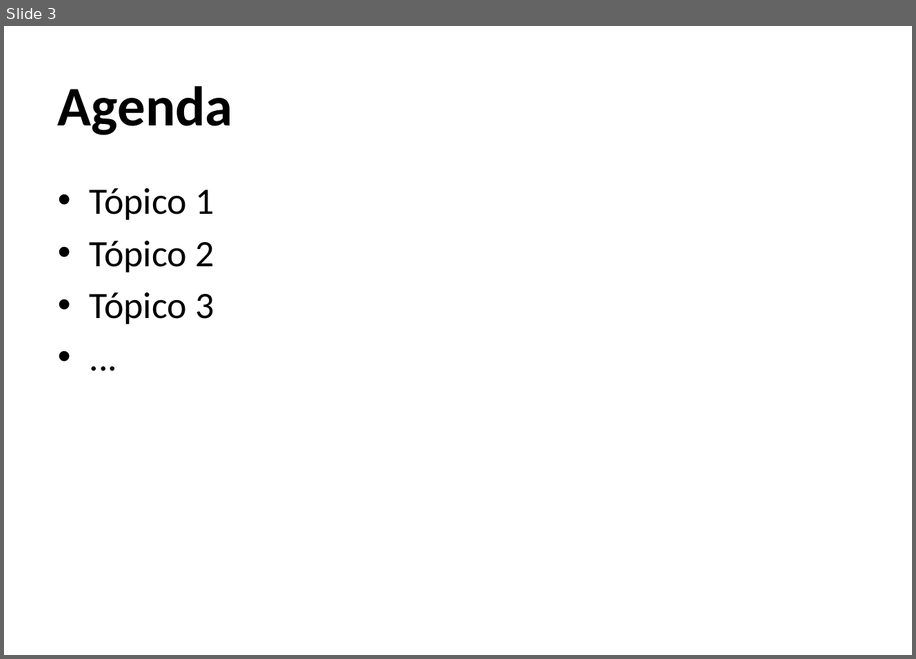
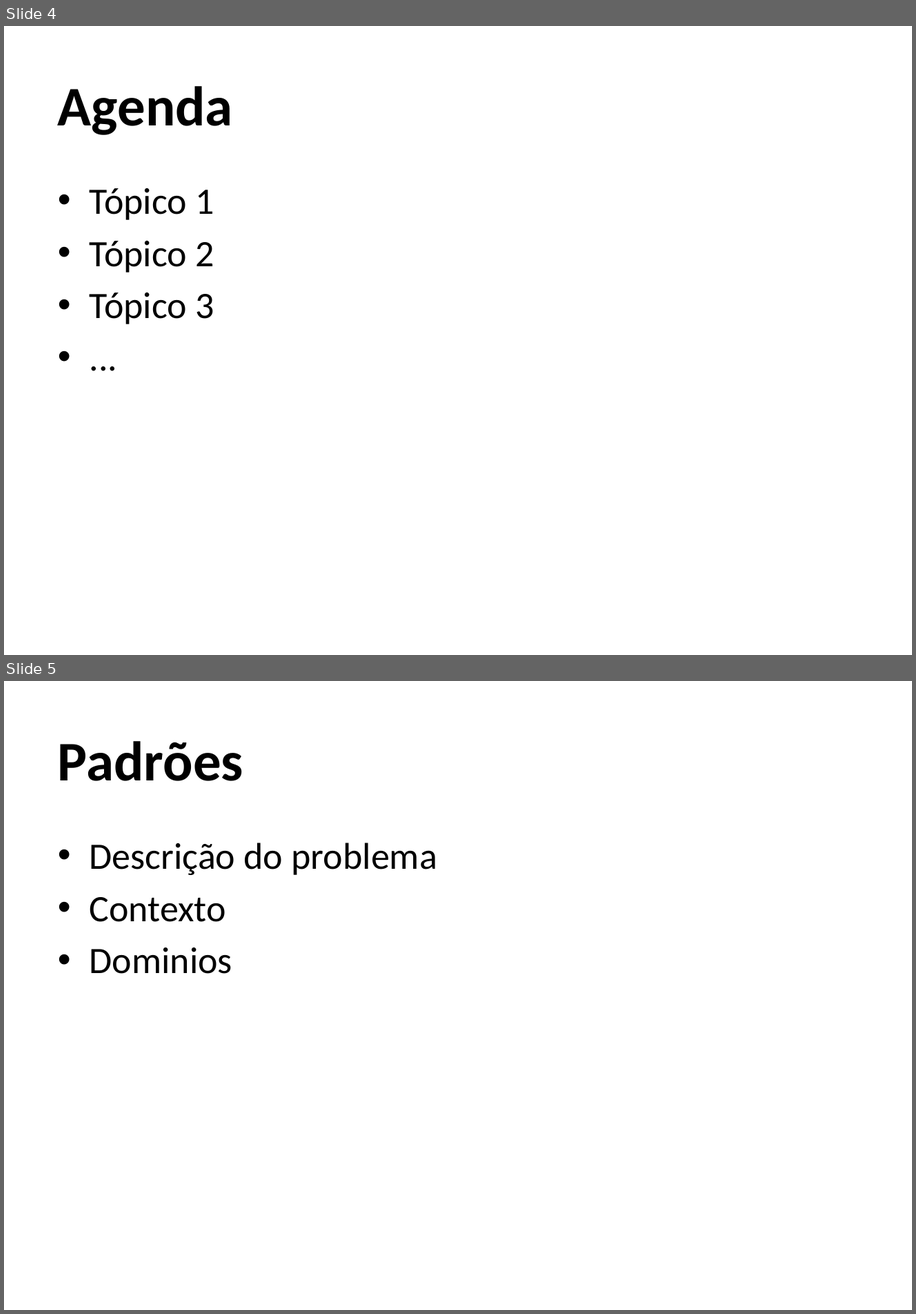
Before and after one commit to masterzdran/netponto-nvelocity, a slide deck: doc/Template Apresentação.pptx. Shown one above the other, each under a label of ours: slide 3 before the commit, slides 4 and 5 after it. The pictures are 916x659 and 916x1314 pixels, drawn with LibreOffice and Linux fonts; fonts in the diff are those of the drawing; background and template pictures are left out. Boxes give left, top, right and bottom in pixels: in the first picture for what was removed or moved away, otherwise in the second. Text is boxed around its words. In the diff, an @@ line names an element or a change of style, - is before the commit and + after.

```diff
--- a/doc/Template Apresentação.pptx
+++ b/doc/Template Apresentação.pptx
@@ slide 5 added at (4,681,912,1310), background picture (left out) @@
@@ title added at (58,741,243,781), 48 pt, text #000000, bold @@
+Padrões
@@ text added at (90,842,437,974), 32 pt, text #000000 @@
+• Descrição do problema
+• Contexto
+• Dominios
@@ what was slide 3 is now slide 4 @@
```
Also in this commit, not shown: 2 slides changed, 15 other slides added, 1 slide removed, 1 other file.
